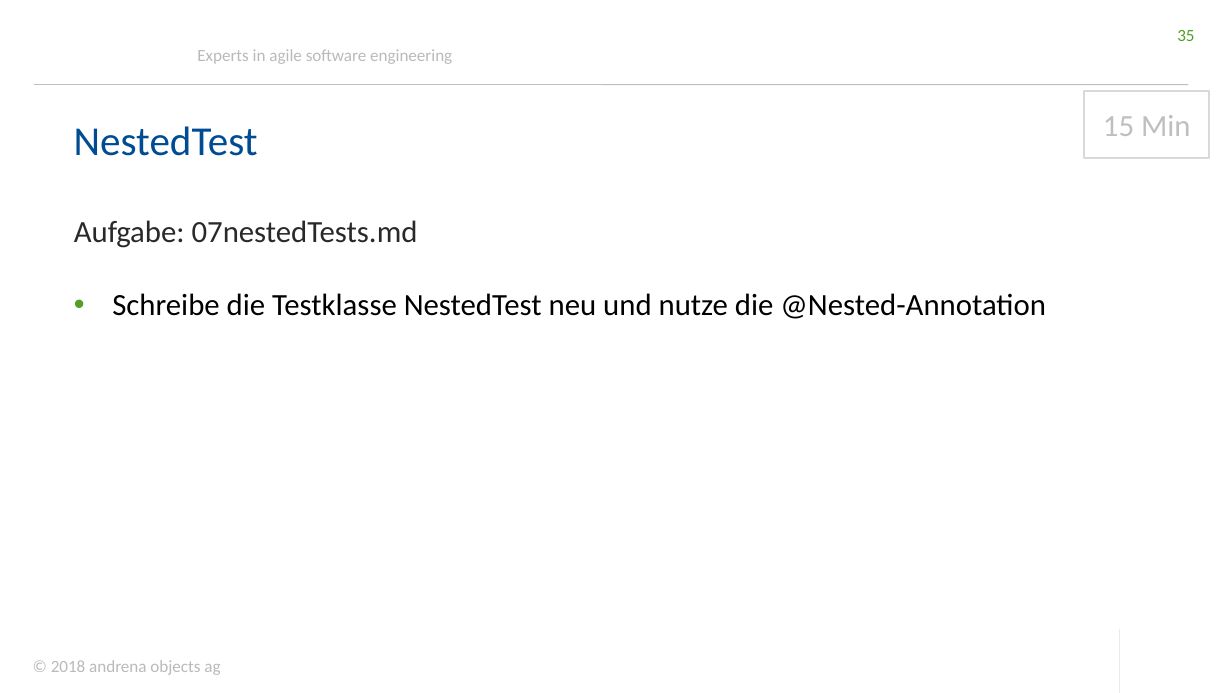
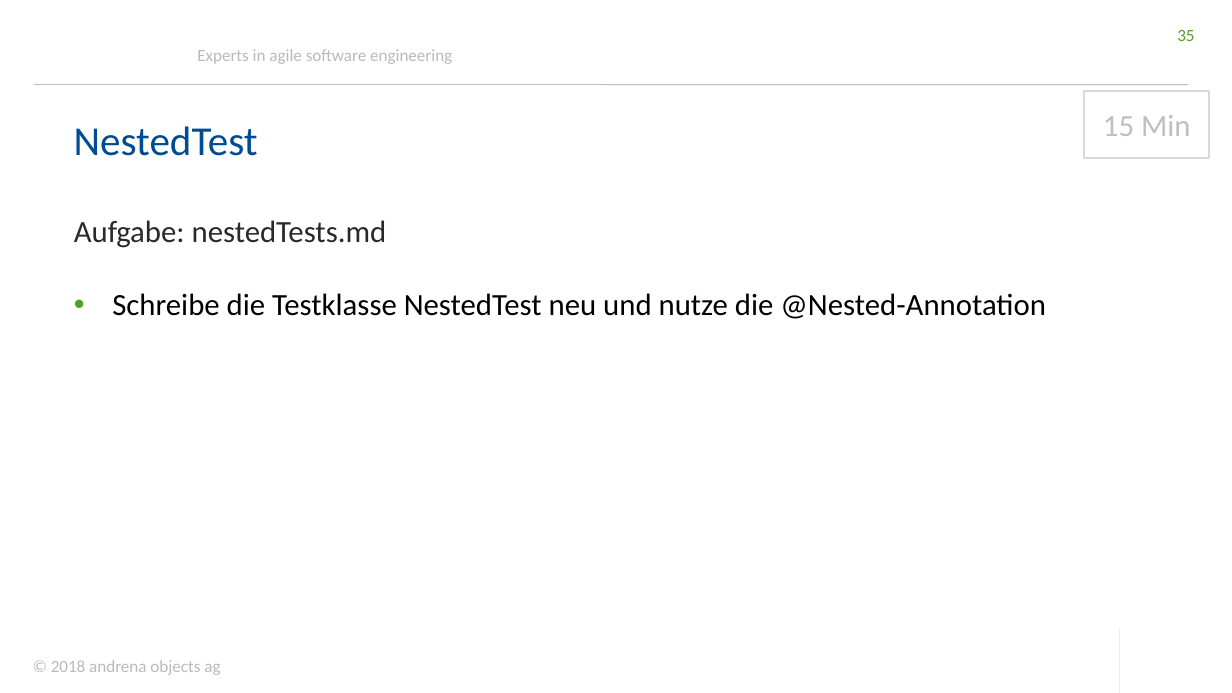
Before and after one commit to andrena/junit5-workshop-et-ka-2018, a slide deck: slide 35 of files/Folien.pptx. Drawn at 1232x693 pixels with LibreOffice and Linux fonts; fonts in the diff are those of the drawing; background and template pictures are left out. Boxes give left, top, right and bottom in pixels: in the first picture for what was removed or moved away, otherwise in the second. Text is boxed around its words. In the diff, an @@ line names an element or a change of style, - is before the commit and + after.

```diff
--- a/files/Folien.pptx
+++ b/files/Folien.pptx
@@ text at bbox=[74, 220, 387, 248]: text changed @@
-Aufgabe: 07nestedTests.md
+Aufgabe: nestedTests.md
```
Also in this commit, not shown: 10 other slides changed.
